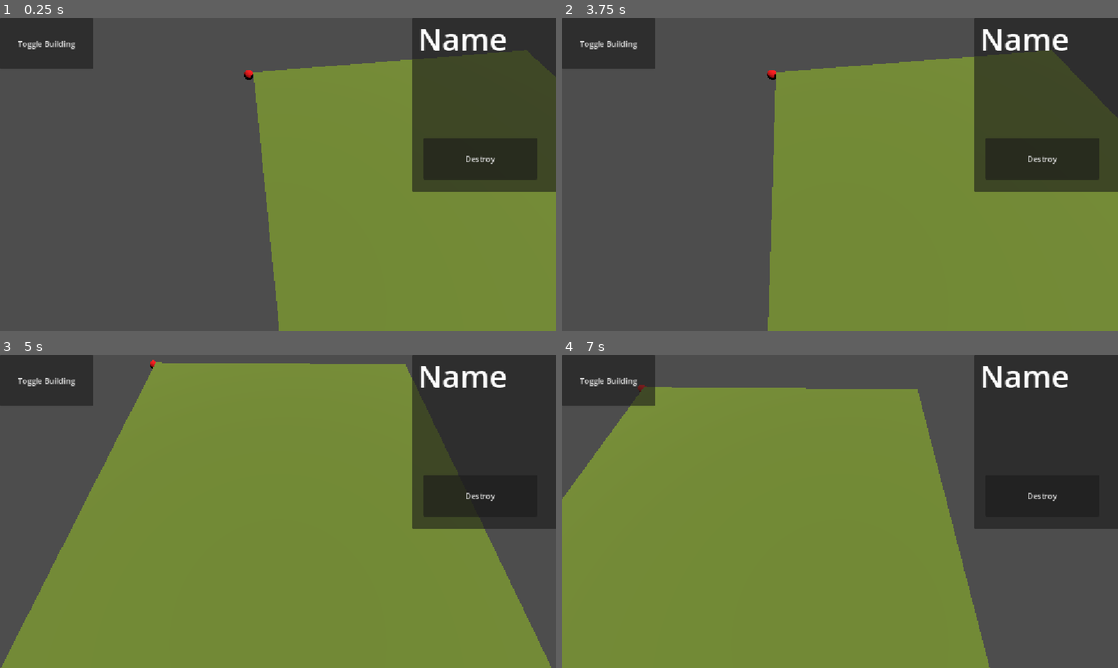
Above: before the commit, frames 1-4 (two rows, left to right).
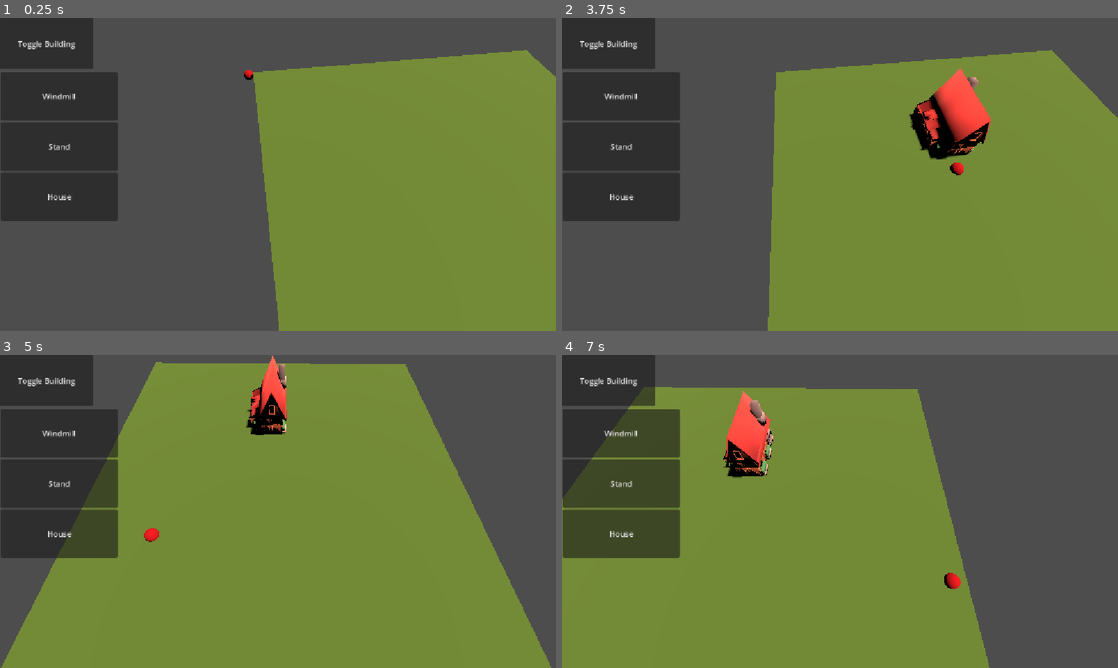
Above: after the commit, the same moments.

Repository: ricric132/GMC-Sandbox-Workshop-Template
Game: Godot game, scene res://main.tscn
Same seed, same stepped clock (60 frames per second), same inputs: the game is played once before the commit and once after it.
Inputs (mouse positions are in pixels of both pictures, inside the frame that each line leads up to):
- Up to frame 1 (0.25 s): no input
- Up to frame 2 (3.75 s): click "Destroy" (after the commit: "Windmill") at 0.5 s; click "Toggle Building" at 1.25 s; click (623, 146) at 2 s, where only the run after the commit has a clickable "Stand"; click (623, 196) at 2.75 s, where only the run after the commit has a clickable "House"; tap Enter at 3.5 s; move the mouse to (962, 158) at 3.52 s; hold D (move_right) from 3.53 s (still down); click (962, 158) at 3.6 s
- Up to frame 3 (5 s): move the mouse to (166, 527) at 4.27 s; release D (move_right) at 4.28 s; hold S (move_back) from 4.28 s (still down); tap Q (look_left) at 4.35 s
- Up to frame 4 (7 s): move the mouse to (895, 442) at 5.02 s; release S (move_back) at 5.03 s; hold D (move_right) 5.03-5.78 s; tap E (look_right) at 5.1 s; move the mouse to (812, 574) at 5.77 s; hold W (move_forward) 5.78-6.53 s; click (812, 574) at 5.85 s; move the mouse to (1006, 558) at 6.52 s; hold A (move_left) from 6.53 s (still down); tap Q (look_left) at 6.6 s

The runs differ from the first frame. In frame 1, 24% of the frame differs, in the area x 0-100%, y 0-65%; in frame 2, 26%; in frame 3, 25%; in frame 4, 26%.
Error before the commit: Cannot call method 'add_child' on a null value. (res://building_manager.gd:35)

Commit message:
update git ignore

Diff:
--- a/building_manager.gd
+++ b/building_manager.gd
@@ -4,7 +4,7 @@
 @onready var preview_parent: Node3D = $"../PreviewParent"
 @onready var grid_corner: Node3D = $"../Grid/Floor/GridCorner"
 @onready var building_parent: Node3D = $"../Grid/BuildingParent"
-@onready var button_container: VBoxContainer = $"../CanvasLayer/VBoxContainer"
+@onready var button_container: VBoxContainer = $"../CanvasLayer/BuildingButtons"
 
 var grid : Array[Array] = []
 const WIDTH = 30
--- a/main.tscn
+++ b/main.tscn
@@ -1,11 +1,11 @@
 [gd_scene format=3 uid="uid://ct3x83vg5y5jm"]
 
-[ext_resource type="Script" uid="uid://csdyarlbu7wdl" path="res://building_manager.gd" id="1_glv2v"]
+[ext_resource type="Script" uid="uid://carb7fxejnni7" path="res://building_manager.gd" id="1_glv2v"]
 [ext_resource type="Resource" uid="uid://cxq2c5mtpmg58" path="res://Buildings/Windmill/windmill.tres" id="2_r0du0"]
 [ext_resource type="Script" uid="uid://cqcm5y0lhlqk8" path="res://camera_controller.gd" id="2_uu6xs"]
 [ext_resource type="Script" uid="uid://c2j4nn22v54ms" path="res://building_template.gd" id="3_fos0i"]
 [ext_resource type="Resource" uid="uid://dig8tt5470jjn" path="res://Buildings/Stand/stand.tres" id="4_3dxm6"]
-[ext_resource type="Resource" uid="uid://06gunfwlb5fk" path="res://Buildings/House/house.tres" id="5_3dxm6"]
+[ext_resource type="Resource" uid="uid://06gunfwlb5fk" path="res://Buildings/House/House.tres" id="5_3dxm6"]
 [ext_resource type="PackedScene" uid="uid://okaudtfqkf41" path="res://building_info_panel.tscn" id="7_lgr22"]
 
 [sub_resource type="StandardMaterial3D" id="StandardMaterial3D_6mfvo"]
@@ -48,10 +48,9 @@
 
 [node name="BuildingParent" type="Node3D" parent="Grid" unique_id=522585859]
 
-[node name="BuildingManager" type="Node3D" parent="." unique_id=19595411 node_paths=PackedStringArray("button_container")]
+[node name="BuildingManager" type="Node3D" parent="." unique_id=19595411]
 script = ExtResource("1_glv2v")
 all_buildings = Array[ExtResource("3_fos0i")]([ExtResource("2_r0du0"), ExtResource("4_3dxm6"), ExtResource("5_3dxm6")])
-button_container = NodePath("../CanvasLayer/BuildingButtons")
 
 [node name="Camera3D" type="Camera3D" parent="." unique_id=85693517]
 transform = Transform3D(-0.1209461, 0.8845558, -0.4504809, 0, 0.45381227, 0.8910973, 0.9926591, 0.10777474, -0.05488683, -19.179245, 14.267918, 0.7531166)
@@ -60,7 +59,6 @@
 [node name="CanvasLayer" type="CanvasLayer" parent="." unique_id=382104145]
 
 [node name="BuildingButtons" type="VBoxContainer" parent="CanvasLayer" unique_id=499856202]
-visible = false
 custom_minimum_size = Vector2(100, 1000)
 anchors_preset = -1
 anchor_right = 0.177
@@ -71,6 +69,7 @@
 offset_bottom = 574.16
 
 [node name="BuildingInfoPanel" parent="CanvasLayer" unique_id=1820317958 instance=ExtResource("7_lgr22")]
+visible = false
 
 [node name="BuildingToggle" type="Button" parent="CanvasLayer" unique_id=193574463]
 offset_right = 193.0
